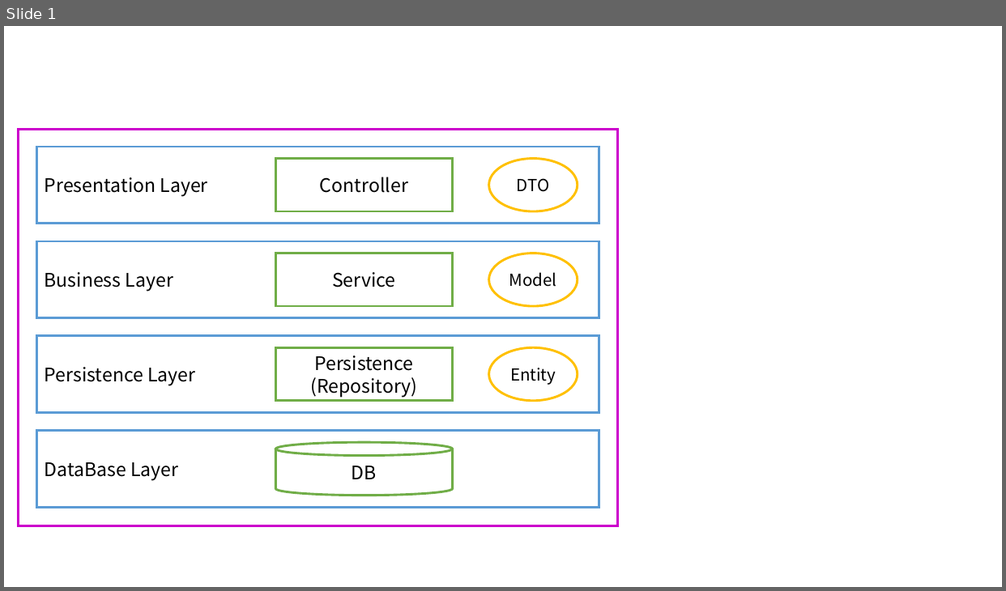
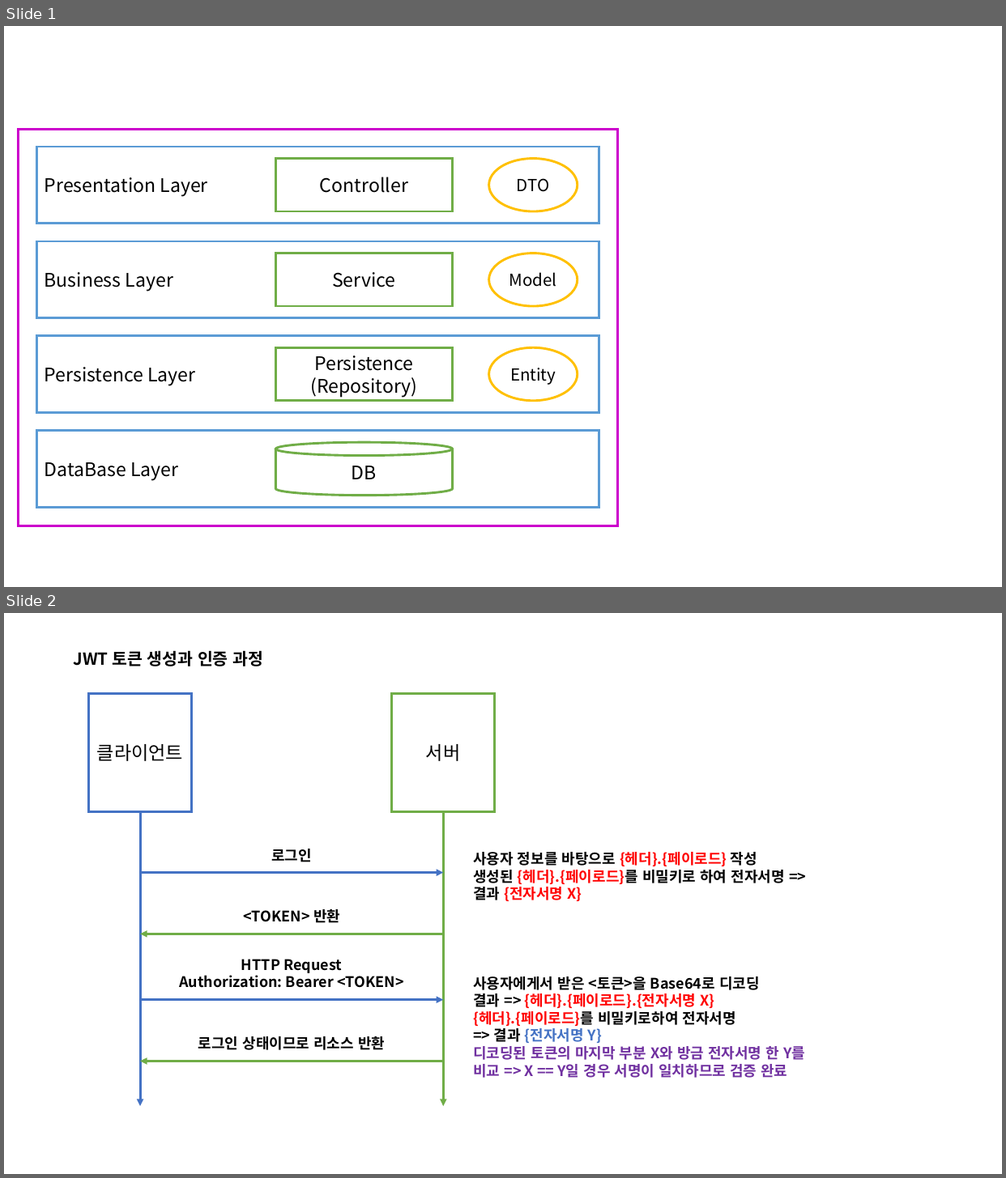
Before and after one commit to siwon-park/toy_projects, a slide deck: 02_SpringBoot_with_React/img.pptx. Shown one above the other, each under a label of ours: slide 1 before the commit, slides 1 and 2 after it. The pictures are 1006x591 and 1006x1178 pixels, drawn with LibreOffice and Linux fonts; fonts in the diff are those of the drawing. Boxes give left, top, right and bottom in pixels: in the first picture for what was removed or moved away, otherwise in the second. Text is boxed around its words. In the diff, an @@ line names an element or a change of style, - is before the commit and + after.

```diff
--- a/02_SpringBoot_with_React/img.pptx
+++ b/02_SpringBoot_with_React/img.pptx
@@ slide 2 added at [4,613,1002,1174], background #FFFFFF @@
@@ text added at [74,650,263,666], 16 pt, text #000000, bold @@
+JWT 토큰 생성과 인증 과정
@@ rectangle added at [88,694,192,811], outline #4472C4 2.25 pt, 18 pt, text #000000 @@
+클라이언트
@@ rectangle added at [392,694,495,811], outline #70AD47 2.25 pt, 18 pt, text #000000 @@
+서버
@@ arrow added from (140, 811) to (140, 1106), #4472C4 2.25 pt @@
@@ arrow added from (444, 811) to (444, 1106), #70AD47 2.25 pt @@
@@ text added at [271,849,312,862], 14 pt, text #000000, bold @@
+로그인
@@ text added at [473,852,784,901], 14 pt, text #000000, bold @@
+사용자 정보를 바탕으로 {헤더}.{페이로드} 작성
+생성된 {헤더}.{페이로드}를 비밀키로 하여 전자서명 => 결과 {전자서명 X}
@@ arrow added from (140, 873) to (444, 873), #4472C4 2.25 pt @@
@@ text added at [243,909,340,923], 14 pt, text #000000, bold @@
+<TOKEN> 반환
@@ arrow added from (444, 934) to (140, 934), #70AD47 2.25 pt @@
@@ text added at [179,959,404,988], 14 pt, text #000000, bold @@
+HTTP Request
+Authorization: Bearer <TOKEN>
@@ text added at [473,977,805,1078], 14 pt, text #7030A0, bold @@
+사용자에게서 받은 <토큰>을 Base64로 디코딩
+결과 => {헤더}.{페이로드}.{전자서명 X}
+{헤더}.{페이로드}를 비밀키로하여 전자서명
+=> 결과 {전자서명 Y}
+디코딩된 토큰의 마지막 부분 X와 방금 전자서명 한 Y를 비교 => X == Y일 경우 서명이 일치하므로 검증 완료
@@ arrow added from (140, 1000) to (444, 1000), #4472C4 2.25 pt @@
@@ text added at [198,1037,385,1050], 14 pt, text #000000, bold @@
+로그인 상태이므로 리소스 반환
@@ arrow added from (444, 1062) to (140, 1062), #70AD47 2.25 pt @@
```
Also in this commit, not shown: 33 other files.
